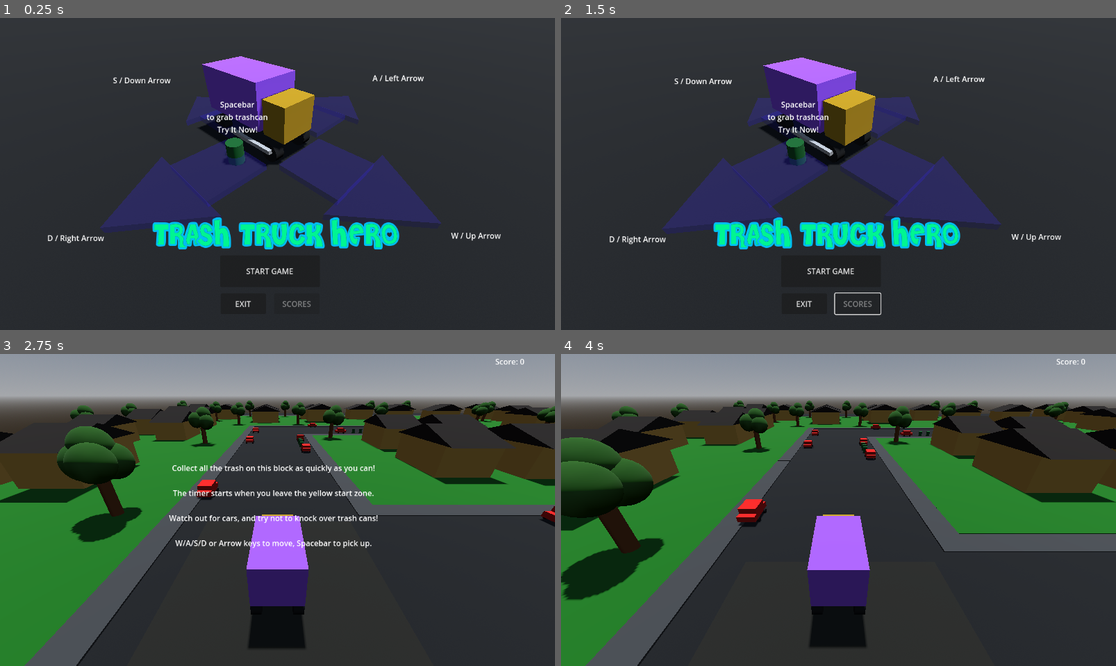
Above: before the commit, frames 1-4 (two rows, left to right).
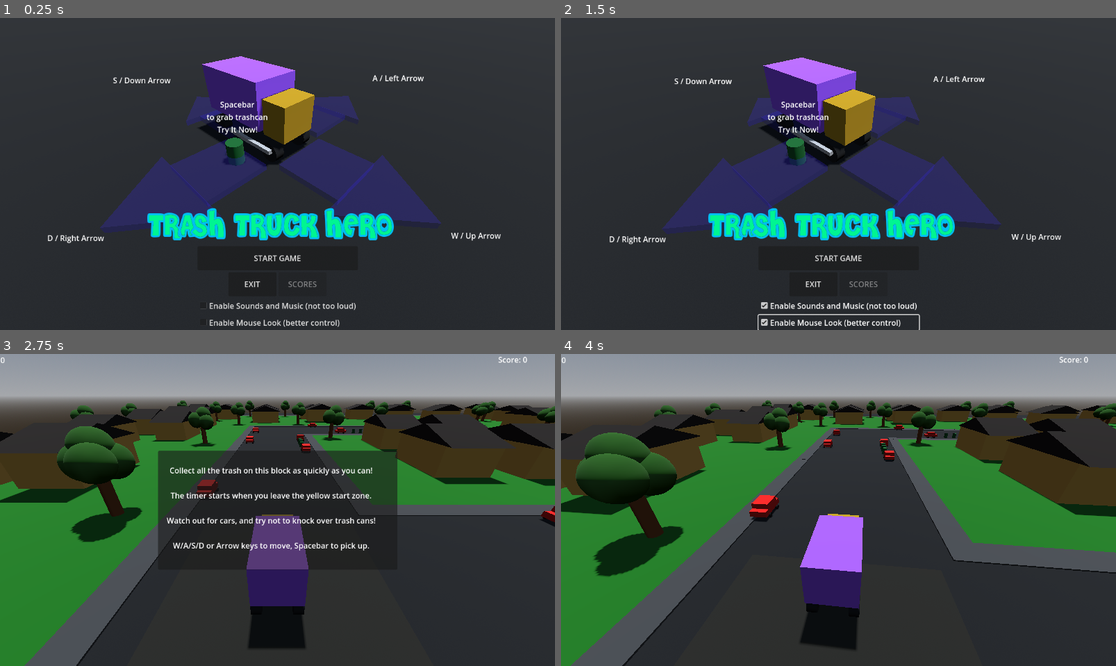
Above: after the commit, the same moments.

Repository: nikolajbaer/ldj54
Game: Godot game, scene res://intro.tscn
Same seed, same stepped clock (60 frames per second), same inputs: the game is played once before the commit and once after it. Sound files missing from this copy of the repository are replaced by a short silence.
Inputs (mouse positions are in pixels of both pictures, inside the frame that each line leads up to):
- Up to frame 1 (0.25 s): no input
- Up to frame 2 (1.5 s): click (838, 305) at 0.5 s, where only the run after the commit has a clickable "Enable Sounds and Music (not …"; click (838, 323) at 1.25 s, where only the run after the commit has a clickable "Enable Mouse Look (better con…"
- Up to frame 3 (2.75 s): click "START GAME" at 2 s
- Up to frame 4 (4 s): tap Enter (restart) at 2.75 s; move the mouse to (866, 510) at 2.77 s; hold Space (grab) 2.78-3.53 s; hold W (forward) from 2.78 s (still down); move the mouse to (810, 510) at 3.52 s; tap Space (grab) at 3.6 s

The runs differ from the first frame. In frame 1, 4.7% of the frame differs, in the area x 26-72%, y 60-100%; in frame 2, 5.0%; in frame 3, 7.9%; in frame 4, 23%, in the area x 0-100%, y 0-100%.

Commit message:
added sounds and a few bits of polish

Diff:
--- a/CameraPivot.gd
+++ b/CameraPivot.gd
@@ -42,7 +42,7 @@
 	var x_axis = look_direction.cross(Vector3.UP)
 	return Basis(x_axis,Vector3.UP,-look_direction)
 
-func _unhandled_input(event):
+func _input(event):
 	if event is InputEventMouseMotion and not auto_camera:
 		rotate_y(-event.relative.x * mouse_sensitivity)
 
--- a/intro.gd
+++ b/intro.gd
@@ -7,6 +7,7 @@
 var camera
 
 func _ready():
+	AudioServer.set_bus_mute(0,true)
 	Input.mouse_mode = Input.MOUSE_MODE_VISIBLE
 	trash_start_pos = $TrashCan.global_position
 	camera = get_viewport().get_camera_3d()
@@ -38,3 +39,11 @@
 	new_trash_can.global_position = trash_start_pos
 	trash_can = new_trash_can
 	add_child(new_trash_can)
+
+func _on_check_box_toggled(button_pressed):
+	AudioServer.set_bus_mute(0,not button_pressed)
+
+
+func _on_check_box_2_toggled(button_pressed):
+	var player_vars = get_node("/root/PlayerVariables")
+	player_vars.mouse_look = button_pressed
--- a/intro.tscn
+++ b/intro.tscn
@@ -6,6 +6,7 @@
 [ext_resource type="PackedScene" uid="uid://ds2kj74h24887" path="res://trash_can.tscn" id="3_8put4"]
 [ext_resource type="PackedScene" uid="uid://cvmf1l0bkardu" path="res://ground.tscn" id="4_jjt7k"]
 [ext_resource type="Texture2D" uid="uid://cdjaiocb5ffh7" path="res://trashtruckhero.png" id="6_2f1kk"]
+[ext_resource type="AudioStream" uid="uid://c3nssjqobbwxs" path="res://trash-truck-hero-theme.ogg" id="7_j311c"]
 
 [sub_resource type="ProceduralSkyMaterial" id="ProceduralSkyMaterial_sbx4n"]
 
@@ -44,31 +45,11 @@
 
 [node name="Control" type="Control" parent="."]
 layout_mode = 3
-anchors_preset = 0
-offset_right = 40.0
-offset_bottom = 40.0
-
-[node name="Button" type="Button" parent="Control"]
-offset_left = 457.0
-offset_top = 493.0
-offset_right = 664.0
-offset_bottom = 559.0
-text = "START GAME"
-
-[node name="Button2" type="Button" parent="Control"]
-offset_left = 458.0
-offset_top = 572.0
-offset_right = 552.0
-offset_bottom = 615.0
-text = "EXIT"
-
-[node name="Button3" type="Button" parent="Control"]
-offset_left = 569.0
-offset_top = 572.0
-offset_right = 663.0
-offset_bottom = 615.0
-disabled = true
-text = "SCORES"
+anchors_preset = 15
+anchor_right = 1.0
+anchor_bottom = 1.0
+grow_horizontal = 2
+grow_vertical = 2
 
 [node name="Right" type="Node2D" parent="Control"]
 
@@ -118,6 +99,57 @@
 Try It Now!"
 horizontal_alignment = 1
 
+[node name="TitlesVboxContainer" type="VBoxContainer" parent="Control"]
+layout_mode = 1
+anchors_preset = 7
+anchor_left = 0.5
+anchor_top = 1.0
+anchor_right = 0.5
+anchor_bottom = 1.0
+offset_left = -56.5
+offset_top = -66.0
+offset_right = 56.5
+grow_horizontal = 2
+grow_vertical = 0
+
+[node name="Trashtruckhero" type="Sprite2D" parent="Control/TitlesVboxContainer"]
+position = Vector2(149, -31)
+texture = ExtResource("6_2f1kk")
+
+[node name="VBoxContainer" type="VBoxContainer" parent="Control/TitlesVboxContainer"]
+custom_minimum_size = Vector2(300, 150)
+layout_mode = 2
+size_flags_vertical = 8
+
+[node name="Button" type="Button" parent="Control/TitlesVboxContainer/VBoxContainer"]
+custom_minimum_size = Vector2(200, 50)
+layout_mode = 2
+text = "START GAME"
+
+[node name="HBoxContainer" type="HBoxContainer" parent="Control/TitlesVboxContainer/VBoxContainer"]
+custom_minimum_size = Vector2(300, 0)
+layout_mode = 2
+alignment = 1
+
+[node name="Button2" type="Button" parent="Control/TitlesVboxContainer/VBoxContainer/HBoxContainer"]
+custom_minimum_size = Vector2(100, 50)
+layout_mode = 2
+text = "EXIT"
+
+[node name="Button3" type="Button" parent="Control/TitlesVboxContainer/VBoxContainer/HBoxContainer"]
+custom_minimum_size = Vector2(100, 50)
+layout_mode = 2
+disabled = true
+text = "SCORES"
+
+[node name="CheckBox" type="CheckBox" parent="Control/TitlesVboxContainer/VBoxContainer"]
+layout_mode = 2
+text = "Enable Sounds and Music (not too loud)"
+
+[node name="CheckBox2" type="CheckBox" parent="Control/TitlesVboxContainer/VBoxContainer"]
+layout_mode = 2
+text = "Enable Mouse Look (better control)"
+
 [node name="Ground" parent="." instance=ExtResource("4_jjt7k")]
 
 [node name="DirectionalLight3D" type="DirectionalLight3D" parent="."]
@@ -131,11 +163,13 @@
 wait_time = 3.0
 one_shot = true
 
-[node name="Trashtruckhero" type="Sprite2D" parent="."]
-position = Vector2(570, 462)
-texture = ExtResource("6_2f1kk")
+[node name="AudioStreamPlayer" type="AudioStreamPlayer" parent="."]
+stream = ExtResource("7_j311c")
+autoplay = true
 
 [connection signal="collected" from="Truk" to="." method="_on_truk_collected"]
-[connection signal="pressed" from="Control/Button" to="." method="_on_button_pressed"]
-[connection signal="pressed" from="Control/Button2" to="." method="_on_button_2_pressed"]
+[connection signal="pressed" from="Control/TitlesVboxContainer/VBoxContainer/Button" to="." method="_on_button_pressed"]
+[connection signal="pressed" from="Control/TitlesVboxContainer/VBoxContainer/HBoxContainer/Button2" to="." method="_on_button_2_pressed"]
+[connection signal="toggled" from="Control/TitlesVboxContainer/VBoxContainer/CheckBox" to="." method="_on_check_box_toggled"]
+[connection signal="toggled" from="Control/TitlesVboxContainer/VBoxContainer/CheckBox2" to="." method="_on_check_box_2_toggled"]
 [connection signal="timeout" from="Timer" to="." method="_on_timer_timeout"]
--- /dev/null
+++ b/player_variables.gd
@@ -0,0 +1,3 @@
+extends Node
+
+var mouse_look = false
--- a/project.godot
+++ b/project.godot
@@ -14,6 +14,10 @@
 run/main_scene="res://intro.tscn"
 config/features=PackedStringArray("4.1", "GL Compatibility")
 config/icon="res://icon.svg"
+
+[autoload]
+
+PlayerVariables="*res://player_variables.gd"
 
 [input]
 
--- a/root.gd
+++ b/root.gd
@@ -15,8 +15,9 @@
 var show_start_text = true
 
 func _ready():
-	$HUD/StartText.visible = true
+	$HUD/StartPanel.visible = true
 	$HUD/ScorePanel.visible = false
+	$HUD/AnimationPlayer.stop()
 	$CameraPivot.set_truk(truk)
 	Input.mouse_mode = Input.MOUSE_MODE_CAPTURED
 	elapsed = null
@@ -28,6 +29,9 @@
 	trashcans = get_tree().get_nodes_in_group("trashcan")
 	for trashcan in trashcans:
 		trashcan.knocked_over.connect(_on_knocked_over)
+	show_start_text = true
+	var player_vars = get_node("/root/PlayerVariables")
+	$CameraPivot.auto_camera = not player_vars.mouse_look
 
 func _physics_process(delta):
 	if elapsed != null:
@@ -99,10 +103,10 @@
 	showScoreChange(-10,position)
 
 func _on_animation_player_animation_finished(anim_name):
-	$HUD/StartText.visible = false
+	$HUD/StartPanel.visible = false
 
 func _input(event):
-	if show_start_text:
+	if event is InputEventKey and show_start_text:
 		$HUD/AnimationPlayer.play("start_game")
 		show_start_text = false
 
--- a/root.tscn
+++ b/root.tscn
@@ -6,6 +6,7 @@
 [ext_resource type="PackedScene" uid="uid://cvmf1l0bkardu" path="res://ground.tscn" id="3_m18w7"]
 [ext_resource type="PackedScene" uid="uid://mtbgpve7sf4a" path="res://block_dev.tscn" id="4_c5na7"]
 [ext_resource type="PackedScene" uid="uid://dohqp1lfb65gc" path="res://pickup_zone.tscn" id="7_1dxwn"]
+[ext_resource type="AudioStream" uid="uid://c3nssjqobbwxs" path="res://trash-truck-hero-theme.ogg" id="7_iryue"]
 
 [sub_resource type="BoxShape3D" id="BoxShape3D_v7o7y"]
 size = Vector3(6, 2, 6)
@@ -23,14 +24,14 @@
 tracks/0/type = "value"
 tracks/0/imported = false
 tracks/0/enabled = true
-tracks/0/path = NodePath("StartText:modulate")
+tracks/0/path = NodePath("../StartPanel:modulate")
 tracks/0/interp = 1
 tracks/0/loop_wrap = true
 tracks/0/keys = {
 "times": PackedFloat32Array(0, 1),
 "transitions": PackedFloat32Array(1, 1),
 "update": 0,
-"values": [Color(1, 1, 1, 1), Color(1, 1, 1, 1)]
+"values": [Color(1, 1, 1, 1), Color(1, 1, 1, 0)]
 }
 
 [sub_resource type="Animation" id="Animation_iadv6"]
@@ -38,7 +39,7 @@
 tracks/0/type = "value"
 tracks/0/imported = false
 tracks/0/enabled = true
-tracks/0/path = NodePath("StartText:modulate")
+tracks/0/path = NodePath("../StartPanel:modulate")
 tracks/0/interp = 1
 tracks/0/loop_wrap = true
 tracks/0/keys = {
@@ -103,52 +104,44 @@
 
 [node name="HUD" type="Control" parent="."]
 layout_mode = 3
-anchors_preset = 0
-offset_right = 40.0
-offset_bottom = 40.0
+anchors_preset = 15
+anchor_right = 1.0
+anchor_bottom = 1.0
+grow_horizontal = 2
+grow_vertical = 2
 
 [node name="Elapsed" type="Label" parent="HUD"]
-layout_mode = 0
-offset_left = 8.0
-offset_top = 8.0
-offset_right = 106.0
-offset_bottom = 31.0
+layout_mode = 1
+offset_left = 1.0
+offset_top = 1.0
+offset_right = 99.0
+offset_bottom = 27.0
+text = "0"
 
 [node name="Score" type="Label" parent="HUD"]
-layout_mode = 0
-offset_left = 1028.0
-offset_top = 4.0
-offset_right = 1146.0
-offset_bottom = 30.0
+layout_mode = 1
+anchors_preset = 1
+anchor_left = 1.0
+anchor_right = 1.0
+offset_left = -118.0
+offset_bottom = 26.0
+grow_horizontal = 0
 text = "Score: 0"
 
-[node name="StartText" type="Label" parent="HUD"]
+[node name="ScorePanel" type="Panel" parent="HUD"]
 visible = false
-layout_mode = 0
-offset_left = 351.0
-offset_top = 225.0
-offset_right = 785.0
-offset_bottom = 407.0
-text = "Collect all the trash on this block as quickly as you can!
-
-The timer starts when you leave the yellow start zone.
-
-Watch out for cars, and try not to knock over trash cans!
-
-W/A/S/D or Arrow keys to move, Spacebar to pick up."
-horizontal_alignment = 1
-
-[node name="AnimationPlayer" type="AnimationPlayer" parent="HUD"]
-libraries = {
-"": SubResource("AnimationLibrary_iw2uo")
-}
-
-[node name="ScorePanel" type="Panel" parent="HUD"]
-layout_mode = 0
-offset_left = 347.0
-offset_top = 196.0
-offset_right = 820.0
-offset_bottom = 435.0
+layout_mode = 1
+anchors_preset = 8
+anchor_left = 0.5
+anchor_top = 0.5
+anchor_right = 0.5
+anchor_bottom = 0.5
+offset_left = -238.0
+offset_top = -104.0
+offset_right = 244.0
+offset_bottom = 160.0
+grow_horizontal = 2
+grow_vertical = 2
 
 [node name="Label" type="Label" parent="HUD/ScorePanel"]
 layout_mode = 0
@@ -226,14 +219,64 @@
 text = "Exit
 "
 
+[node name="Label5" type="Label" parent="HUD/ScorePanel"]
+layout_mode = 0
+offset_left = 51.0
+offset_top = 215.0
+offset_right = 447.0
+offset_bottom = 272.0
+theme_override_font_sizes/font_size = 10
+text = "Ludum Dare 54 Compo entry by https://www.nikolajbaer.us
+Thanks for Playing!"
+horizontal_alignment = 1
+
+[node name="StartPanel" type="Panel" parent="HUD"]
+visible = false
+layout_mode = 1
+anchors_preset = 8
+anchor_left = 0.5
+anchor_top = 0.5
+anchor_right = 0.5
+anchor_bottom = 0.5
+offset_left = -248.5
+offset_top = -123.5
+offset_right = 248.5
+offset_bottom = 123.5
+grow_horizontal = 2
+grow_vertical = 2
+
+[node name="StartText" type="Label" parent="HUD/StartPanel"]
+layout_mode = 0
+offset_left = 18.0
+offset_top = 29.0
+offset_right = 452.0
+offset_bottom = 211.0
+text = "Collect all the trash on this block as quickly as you can!
+
+The timer starts when you leave the yellow start zone.
+
+Watch out for cars, and try not to knock over trash cans!
+
+W/A/S/D or Arrow keys to move, Spacebar to pick up."
+horizontal_alignment = 1
+
+[node name="AnimationPlayer" type="AnimationPlayer" parent="HUD"]
+libraries = {
+"": SubResource("AnimationLibrary_iw2uo")
+}
+
 [node name="WorldEnvironment" type="WorldEnvironment" parent="."]
 environment = SubResource("Environment_0uwxr")
 
 [node name="CameraPivot" parent="." instance=ExtResource("2_75wi6")]
+
+[node name="AudioStreamPlayer" type="AudioStreamPlayer" parent="."]
+stream = ExtResource("7_iryue")
+autoplay = true
 
 [connection signal="collected" from="Truk" to="." method="_on_truk_collected"]
 [connection signal="body_entered" from="StartZone" to="." method="_on_start_zone_body_entered"]
 [connection signal="body_exited" from="StartZone" to="." method="_on_start_zone_body_exited"]
-[connection signal="animation_finished" from="HUD/AnimationPlayer" to="." method="_on_animation_player_animation_finished"]
 [connection signal="pressed" from="HUD/ScorePanel/Button" to="." method="_on_button_pressed"]
 [connection signal="pressed" from="HUD/ScorePanel/Button2" to="." method="_on_button_2_pressed"]
+[connection signal="animation_finished" from="HUD/AnimationPlayer" to="." method="_on_animation_player_animation_finished"]
--- a/truk.gd
+++ b/truk.gd
@@ -8,13 +8,16 @@
 @onready var rleft = $RearLeft
 @onready var rright = $RearRight
 @onready var anim = $Gripper/AnimationPlayer
-
+@onready var engineAudio = $AudioStreamPlayer
+@onready var brakeAudio = $BrakesAudioStreamPlayer2
+@onready var idleAudio = $IdleAudioStreamPlayer2
 var MAX_RPM = 500
 var MAX_TORQUE = 200
 var MAX_BRAKE = 10
 var MAX_STEER = 30
 
 var grabbing = 0
+var stopped = true
 
 func _ready():
 	pass # Replace with function body.
@@ -24,6 +27,13 @@
 	steering = lerp(steering,Input.get_axis("right","left") * 0.4, 5*delta)
 
 	if not active or (not Input.is_action_pressed("forward") and not Input.is_action_pressed("back")):
+		if not idleAudio.playing: idleAudio.play()
+		if not stopped:
+			brakeAudio.play()
+		if linear_velocity.length_squared() < 0.1:
+			brakeAudio.stop()
+		stopped = true
+		engineAudio.stop()
 		rleft.engine_force = 0
 		rright.engine_force = 0
 		rleft.brake = MAX_BRAKE
@@ -31,6 +41,11 @@
 	else:
 		var rpm = rleft.get_rpm()
 		var acceleration = Input.get_axis("back","forward")
+		if stopped:
+			idleAudio.stop()
+			engineAudio.play()
+			brakeAudio.stop()
+			stopped = false
 		rleft.engine_force = acceleration * MAX_TORQUE * (1-rpm / MAX_RPM)
 		rpm = rright.get_rpm()
 		rright.engine_force = acceleration * MAX_TORQUE * (1-rpm/MAX_RPM)
@@ -39,10 +54,12 @@
 
 	if Input.is_action_pressed("grab"):
 		if grabbing == 0:
+			$CollectStartAudioStreamPlayer2.play()
 			anim.play("extend")
 			grabbing = 1
 	elif grabbing == 2:
 		#print("retracting")
+		$RetractAudioStreamPlayer2.play()
 		anim.play("retract")
 		grabbing = 3
 
@@ -60,6 +77,11 @@
 		parent.add_to_group("collected")
 		if body.global_transform.basis.y.dot(global_transform.basis.x) > 0:
 			collected.emit(body.global_position)
+			$CollectAudioStreamPlayer.play()
 		else:
 			pass
 			#print("woops!")
+
+
+func _on_audio_stream_player_finished():
+	engineAudio.play(3)
--- a/truk.tscn
+++ b/truk.tscn
@@ -1,6 +1,12 @@
-[gd_scene load_steps=16 format=3 uid="uid://wps2a7uaehoy"]
+[gd_scene load_steps=22 format=3 uid="uid://wps2a7uaehoy"]
 
 [ext_resource type="Script" path="res://truk.gd" id="1_w3x0k"]
+[ext_resource type="AudioStream" uid="uid://dmfyf83dob1wj" path="res://garbage_truck_audio.ogg" id="2_chxt2"]
+[ext_resource type="AudioStream" uid="uid://ddw0a74g58j3" path="res://engine_rev_audio.ogg" id="3_opsfd"]
+[ext_resource type="AudioStream" uid="uid://csue2wa4jrml" path="res://collect_grab_start.ogg" id="4_6sn4o"]
+[ext_resource type="AudioStream" uid="uid://bf3y6ih1n0lg1" path="res://collect_rubbish_sound.ogg" id="4_p8osg"]
+[ext_resource type="AudioStream" uid="uid://vfnxro1k3xch" path="res://trash_truk_brakes.ogg" id="6_aaily"]
+[ext_resource type="AudioStream" uid="uid://s2bsym5en7x7" path="res://truk_idle.ogg" id="7_b4y8l"]
 
 [sub_resource type="BoxShape3D" id="BoxShape3D_gbdds"]
 size = Vector3(1.20223, 1.21879, 2.75)
@@ -310,5 +316,25 @@
 transform = Transform3D(1, 0, 0, 0, 1, 0, 0, 0, 1, 0, 0.421432, 0)
 shape = SubResource("BoxShape3D_h6u03")
 
+[node name="CollectAudioStreamPlayer" type="AudioStreamPlayer" parent="."]
+stream = ExtResource("2_chxt2")
+
+[node name="AudioStreamPlayer" type="AudioStreamPlayer" parent="."]
+stream = ExtResource("3_opsfd")
+
+[node name="CollectStartAudioStreamPlayer2" type="AudioStreamPlayer" parent="."]
+stream = ExtResource("4_6sn4o")
+
+[node name="RetractAudioStreamPlayer2" type="AudioStreamPlayer" parent="."]
+stream = ExtResource("4_p8osg")
+
+[node name="BrakesAudioStreamPlayer2" type="AudioStreamPlayer" parent="."]
+stream = ExtResource("6_aaily")
+
+[node name="IdleAudioStreamPlayer2" type="AudioStreamPlayer" parent="."]
+stream = ExtResource("7_b4y8l")
+autoplay = true
+
 [connection signal="animation_finished" from="Gripper/AnimationPlayer" to="." method="_on_animation_player_animation_finished"]
 [connection signal="body_entered" from="DropZone" to="." method="_on_drop_zone_body_entered"]
+[connection signal="finished" from="AudioStreamPlayer" to="." method="_on_audio_stream_player_finished"]
Not shown, added: collect_grab_start.ogg.import
Not shown, added: collect_rubbish_sound.ogg.import
Not shown, added: engine_rev_audio.ogg.import
Not shown, added: garbage_truck_audio.ogg.import
Not shown: 1 places in intro.tscn that only renumber resources
Not shown: 1 places in root.tscn that only renumber resources
Not shown, added: trash-truck-hero-theme.ogg.import
Not shown, added: trash_truk_brakes.ogg.import
Not shown, added: truk_idle.ogg.import
Not shown, added: LICENSE
Not shown, added: README.md
Not shown, added: collect_grab_start.ogg
(and 10 more such lines)
